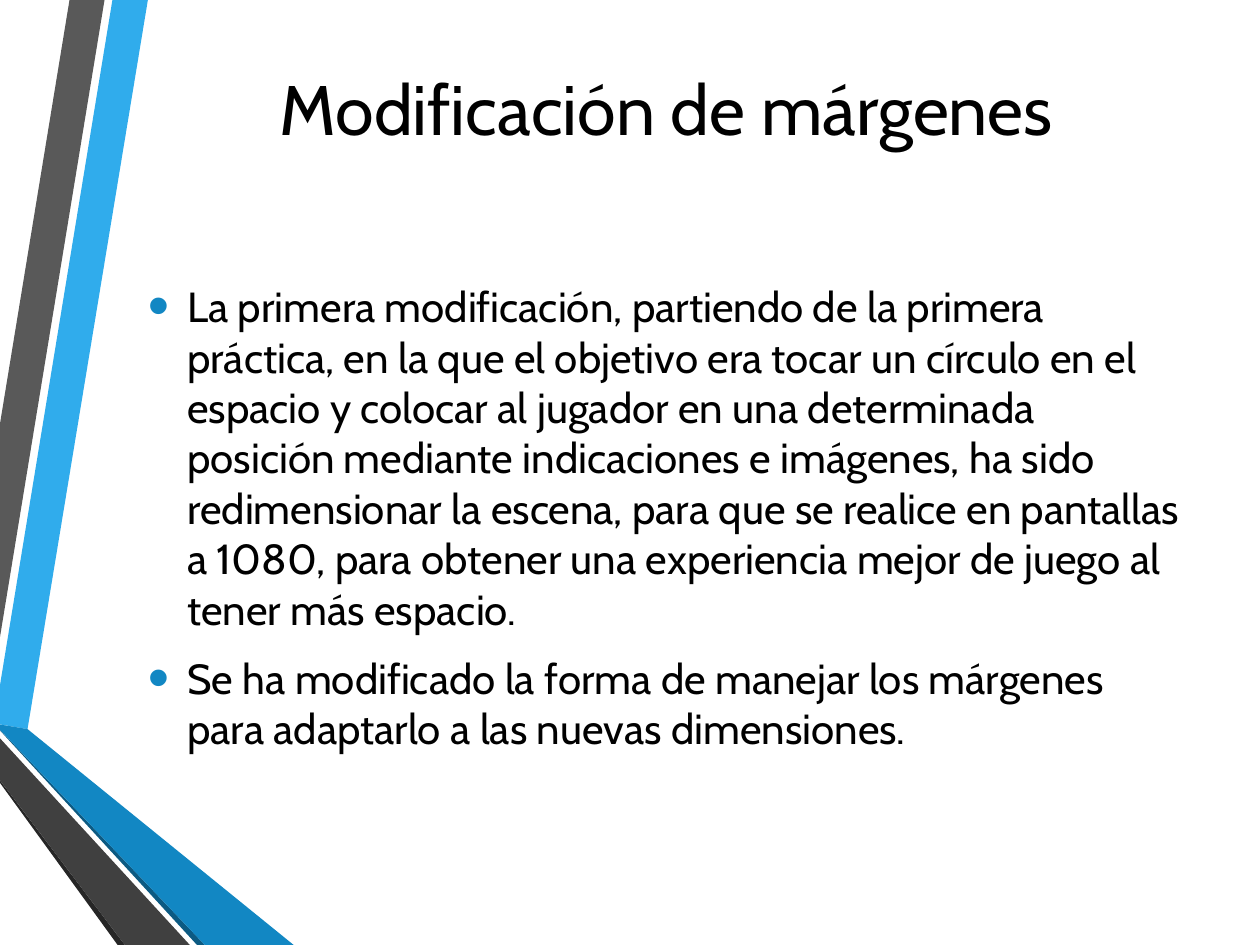
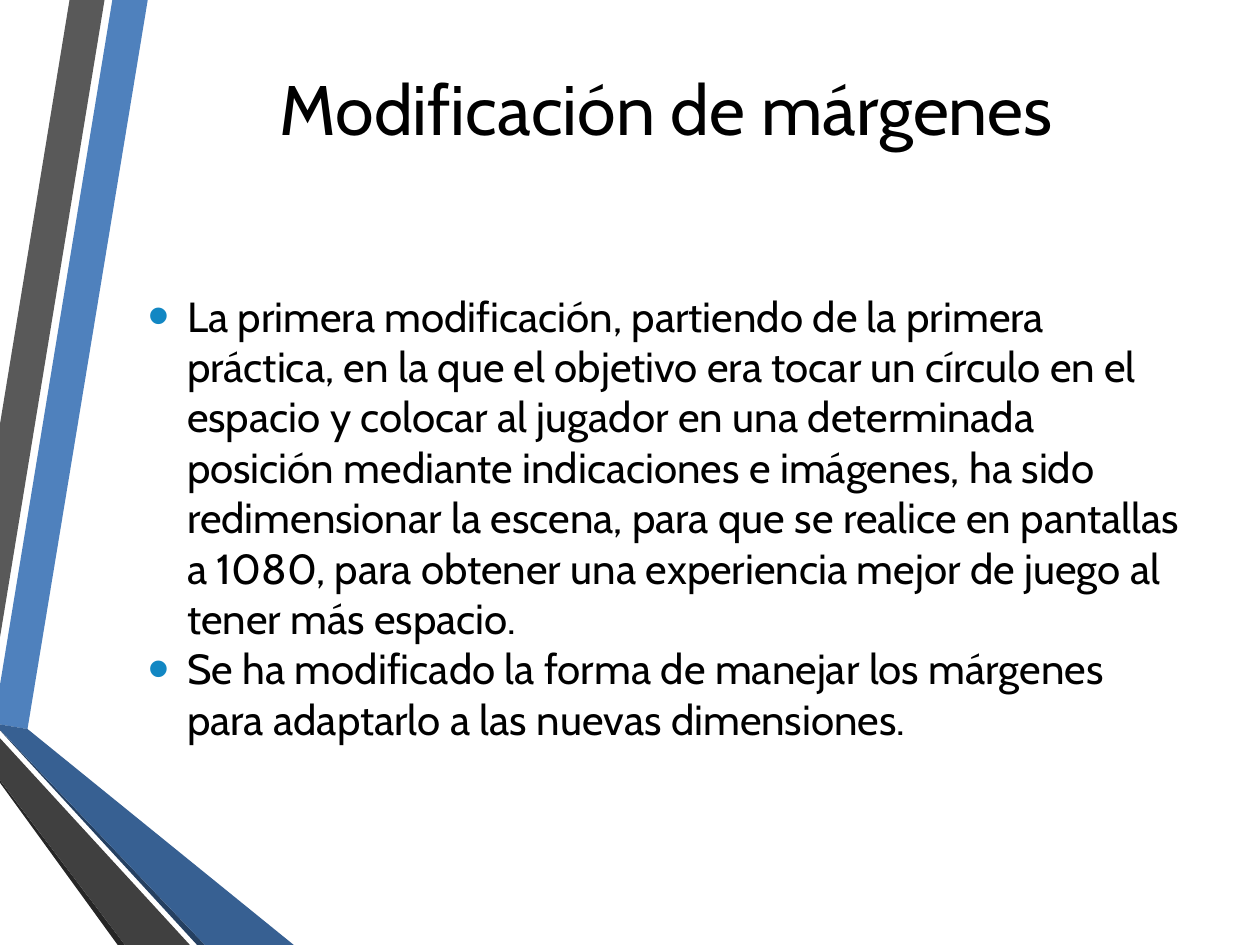
Before and after one commit to FPerezHernandez92/NPI-Kinect-v2, a slide deck: slide 3 of Presentación Práctica 2.pptx. Drawn at 1260x945 pixels with LibreOffice and Linux fonts; fonts in the diff are those of the drawing; background and template pictures are left out. Boxes give left, top, right and bottom in pixels: in the first picture for what was removed or moved away, otherwise in the second. Text is boxed around its words. In the diff, an @@ line names an element or a change of style, - is before the commit and + after.

```diff
--- a/Presentación Práctica 2.pptx
+++ b/Presentación Práctica 2.pptx
@@ freeform shape at [0, 0, 147, 730]: fill #30ACEC to #4F81BD @@
@@ text "La primera modificación, partiendo de ..." at [187, 300, 1179, 745]: less space between paragraphs @@
@@ freeform shape at [0, 730, 205, 945]: fill #0C5A82 to #254061 @@
@@ freeform shape at [0, 724, 294, 945]: fill #1287C3 to #376092 @@
```
Also in this commit, not shown: 8 other slides changed, 1 other file.
